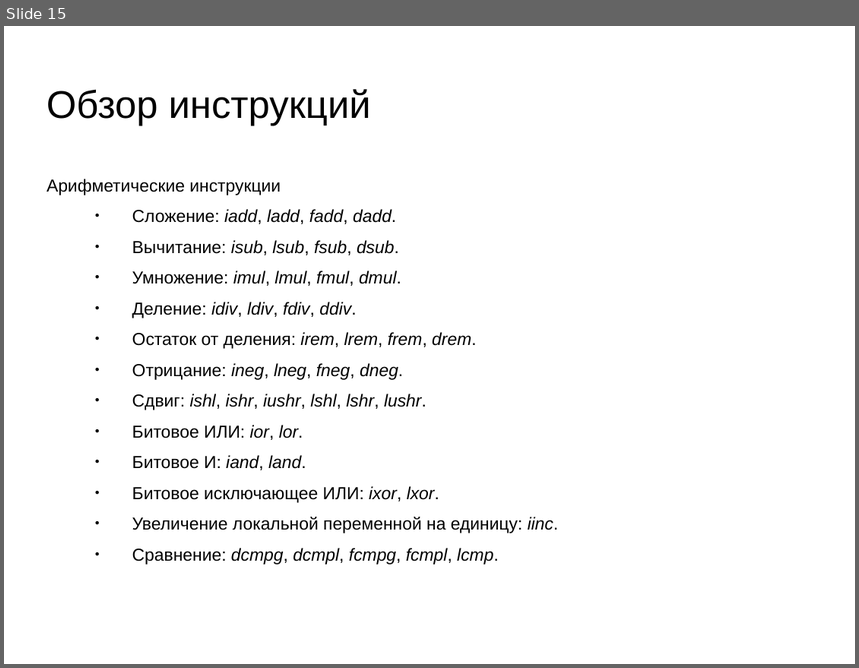
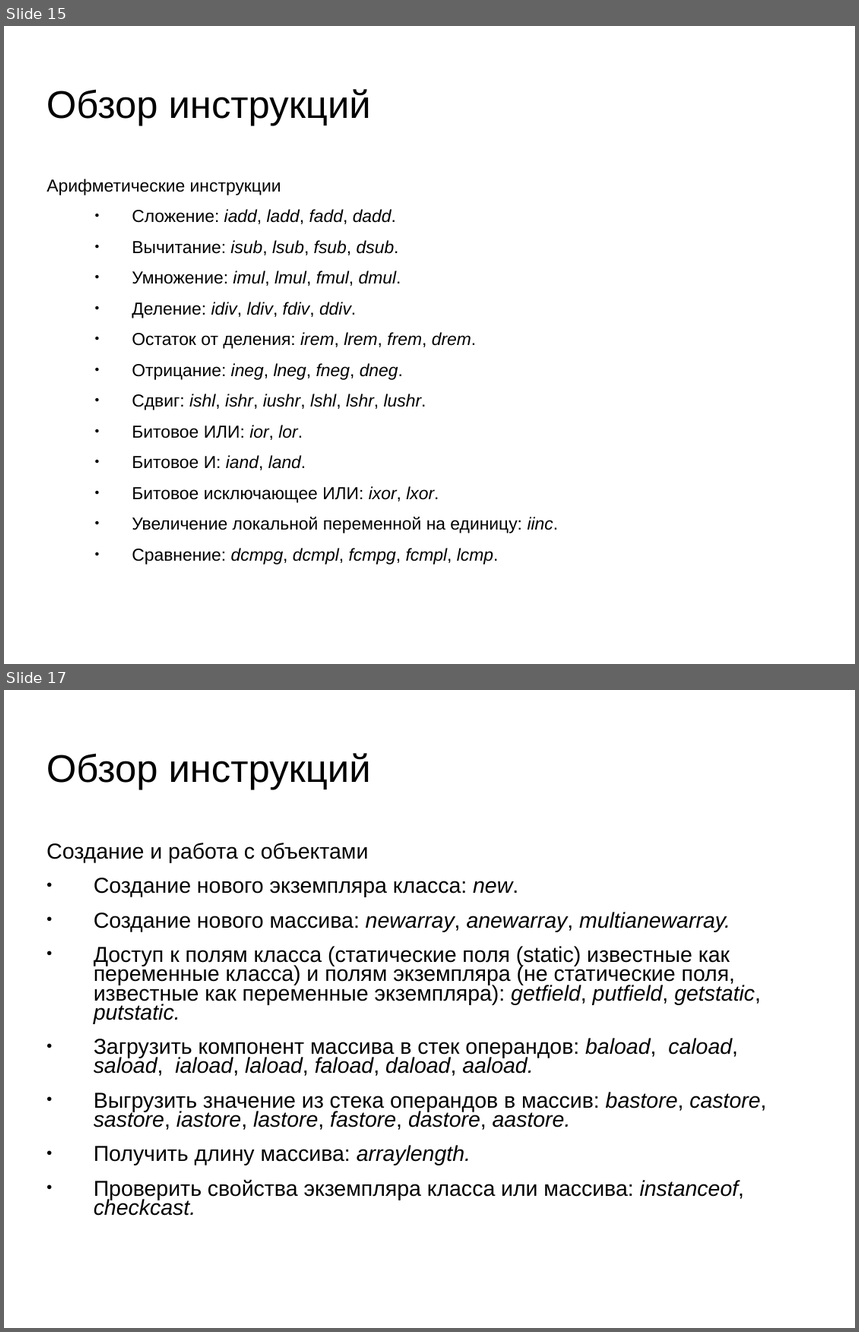
Before and after one commit to oleksiy-sayankin/javacogito, a slide deck: JVMSpec/presentation-jvm7.ppt. Shown one above the other, each under a label of ours: slide 15 before the commit, slides 15 and 17 after it; the slides between them are not shown. The pictures are 859x668 and 859x1332 pixels, drawn with LibreOffice and Linux fonts; fonts in the diff are those of the drawing; background and template pictures are left out. Boxes give left, top, right and bottom in pixels: in the first picture for what was removed or moved away, otherwise in the second. Text is boxed around its words. In the diff, an @@ line names an element or a change of style, - is before the commit and + after.

Commit message:
Added 7 slides to presentation

```diff
--- a/JVMSpec/presentation-jvm7.ppt
+++ b/JVMSpec/presentation-jvm7.ppt
@@ slide 17 added at (4, 690, 855, 1328), background picture (left out) @@
@@ title added at (47, 753, 371, 790), 36 pt, text #000000 @@
+Обзор инструкций
@@ text added at (47, 843, 766, 1216), 20.1 pt, text #000000 @@
+Создание и работа с объектами
+● Создание нового экземпляра класса: new.
+● Создание нового массива: newarray, anewarray, multianewarray.
+● Доступ к полям класса (статические поля (static) известные как переменные класса) и полям экземпляра (не статические поля, известные как переменные экземпляра): getfield, putfield, getstatic, putstatic.
+● Загрузить компонент массива в стек операндов: baload, caload, saload, iaload, laload, faload, daload, aaload.
+● Выгрузить значение из стека операндов в массив: bastore, castore, sastore, iastore, lastore, fastore, dastore, aastore.
+● Получить длину массива: arraylength.
+● Проверить свойства экземпляра класса или массива: instanceof, checkcast.
```
Also in this commit, not shown: 7 other slides added.
